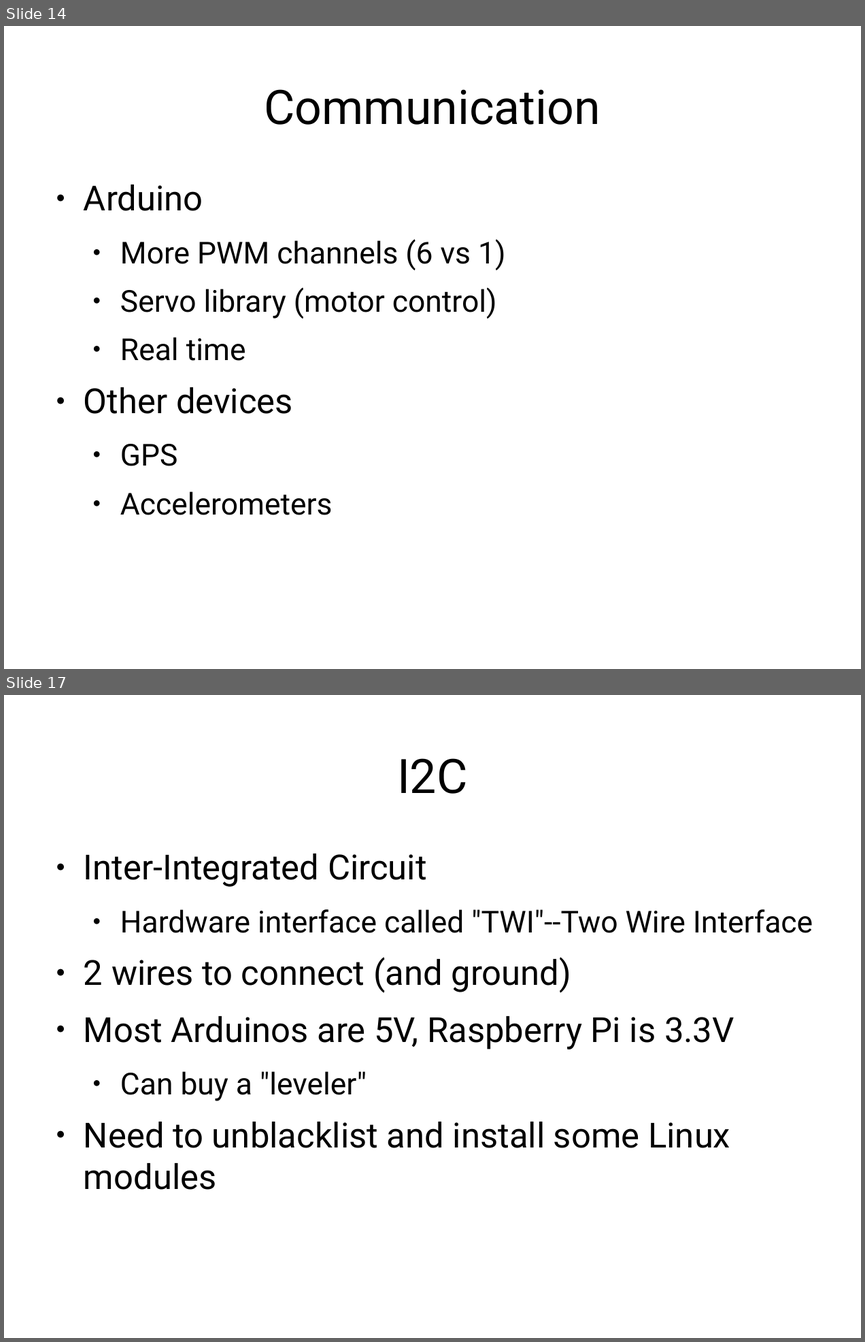
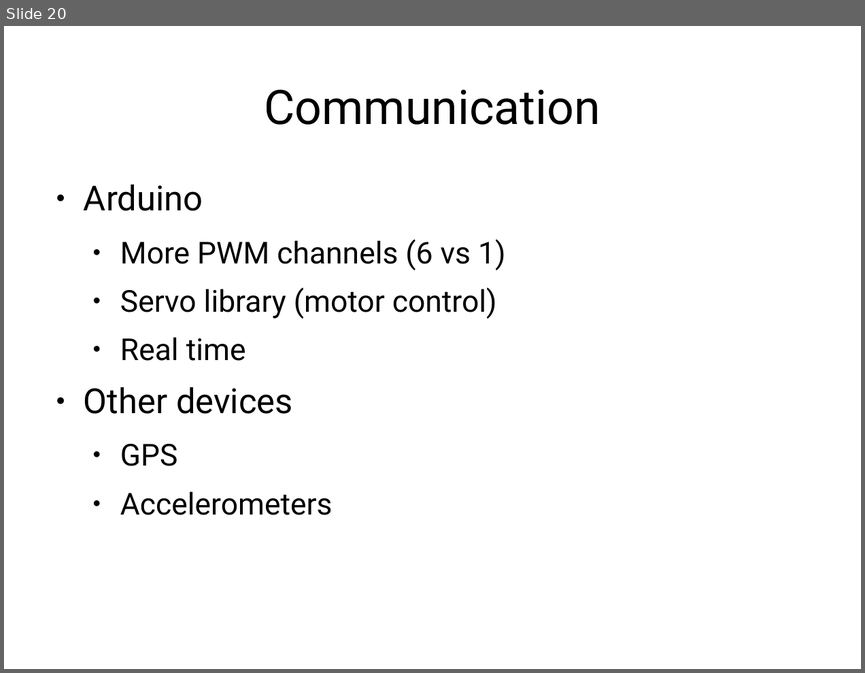
Before and after one commit to frezik/rpi_perl_presentation, a slide deck: raspberry_pi_perl.odp. Shown one above the other, each under a label of ours: slides 14 and 17 before the commit, slide 20 after it; the slides between them are not shown. The pictures are 865x1342 and 865x673 pixels, drawn with LibreOffice and Linux fonts; fonts in the diff are those of the drawing. Boxes give left, top, right and bottom in pixels: in the first picture for what was removed or moved away, otherwise in the second. Text is boxed around its words. In the diff, an @@ line names an element or a change of style, - is before the commit and + after.

```diff
--- a/raspberry_pi_perl.odp
+++ b/raspberry_pi_perl.odp
@@ slide 17 removed at <box>4,695,861,1338</box>, background #FFFFFF @@
@@ title removed at <box>397,758,468,794</box> @@
-I2C
@@ text removed at <box>84,853,813,1189</box> @@
-● Inter-Integrated Circuit
-  ● Hardware interface called "TWI"--Two Wire Interface
-● 2 wires to connect (and ground)
-● Most Arduinos are 5V, Raspberry Pi is 3.3V
-  ● Can buy a "leveler"
-● Need to unblacklist and install some Linux modules
@@ what was slide 14 is now slide 20 @@
```
Also in this commit, not shown: 9 slides changed, 13 slides added, 5 other slides removed, 1 other file.
